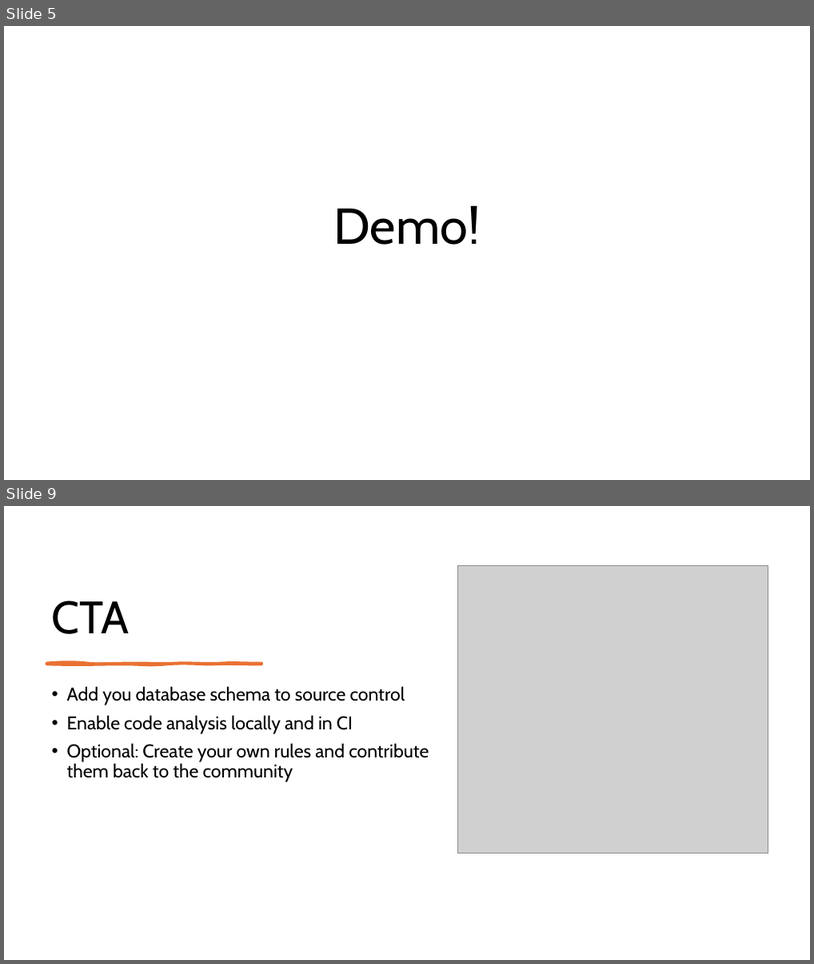
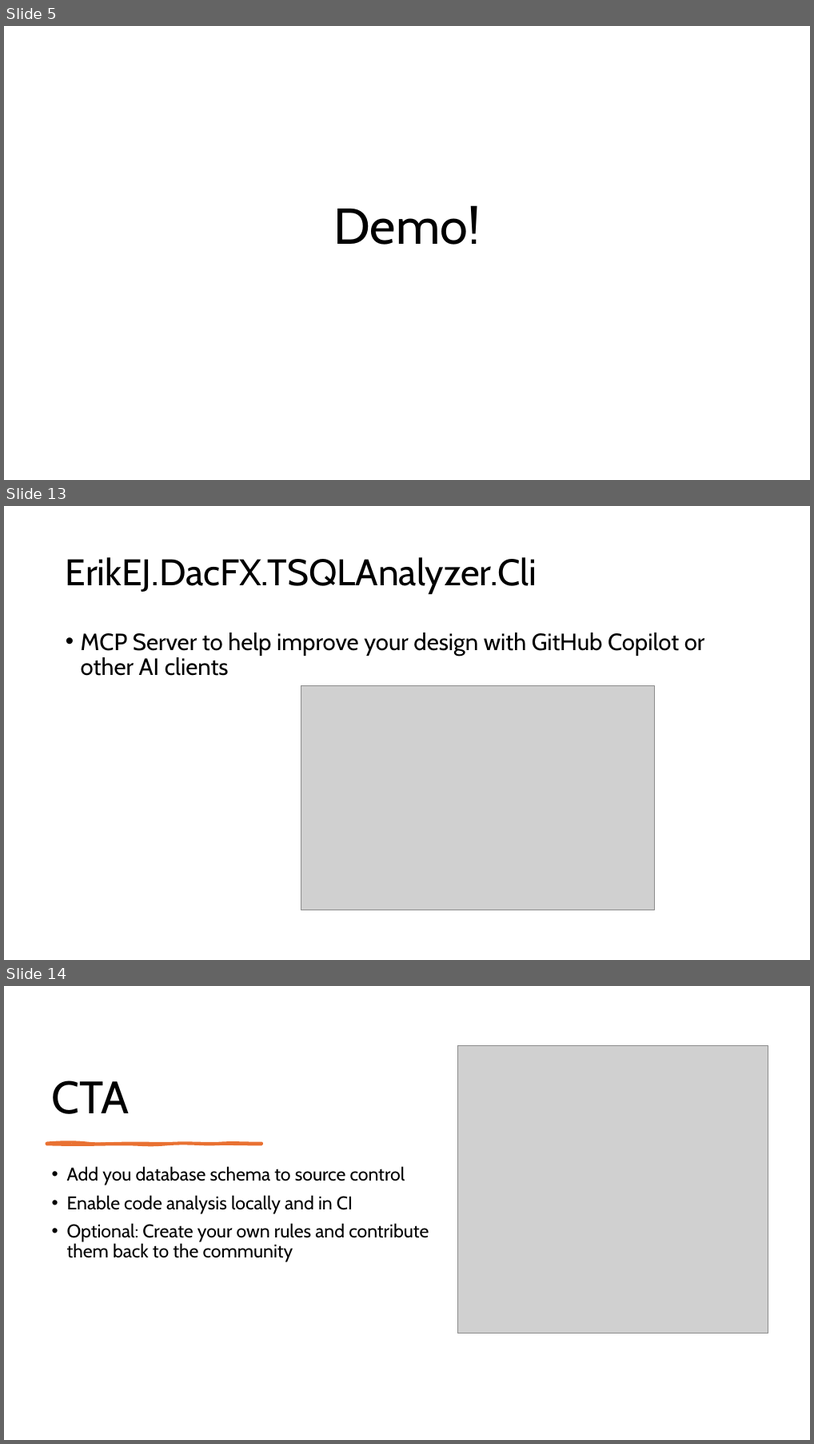
Before and after one commit to ErikEJ/TsqlAnalysis, a slide deck: T-SQL Code analysis.pptx. Shown one above the other, each under a label of ours: slides 5 and 9 before the commit, slides 5, 13 and 14 after it; the slides between them are not shown. The pictures are 814x964 and 814x1444 pixels, drawn with LibreOffice and Linux fonts; fonts in the diff are those of the drawing; grey boxes stand for pictures. Boxes give left, top, right and bottom in pixels: in the first picture for what was removed or moved away, otherwise in the second. Text is boxed around its words. In the diff, an @@ line names an element or a change of style, - is before the commit and + after.

```diff
--- a/T-SQL Code analysis.pptx
+++ b/T-SQL Code analysis.pptx
@@ slide 13 added at <box>4,506,810,960</box>, background #FFFFFF @@
@@ title added at <box>66,557,537,594</box>, 44 pt, text #000000 @@
+ErikEJ.DacFX.TSQLAnalyzer.Cli
@@ text added at <box>81,632,706,676</box>, 28 pt, text #000000 @@
+• MCP Server to help improve your design with GitHub Copilot or other AI clients
@@ picture added at <box>301,686,655,909</box> @@
@@ what was slide 9 is now slide 14 @@
```
Also in this commit, not shown: 4 slides changed, 7 other slides added, 1 other file.
